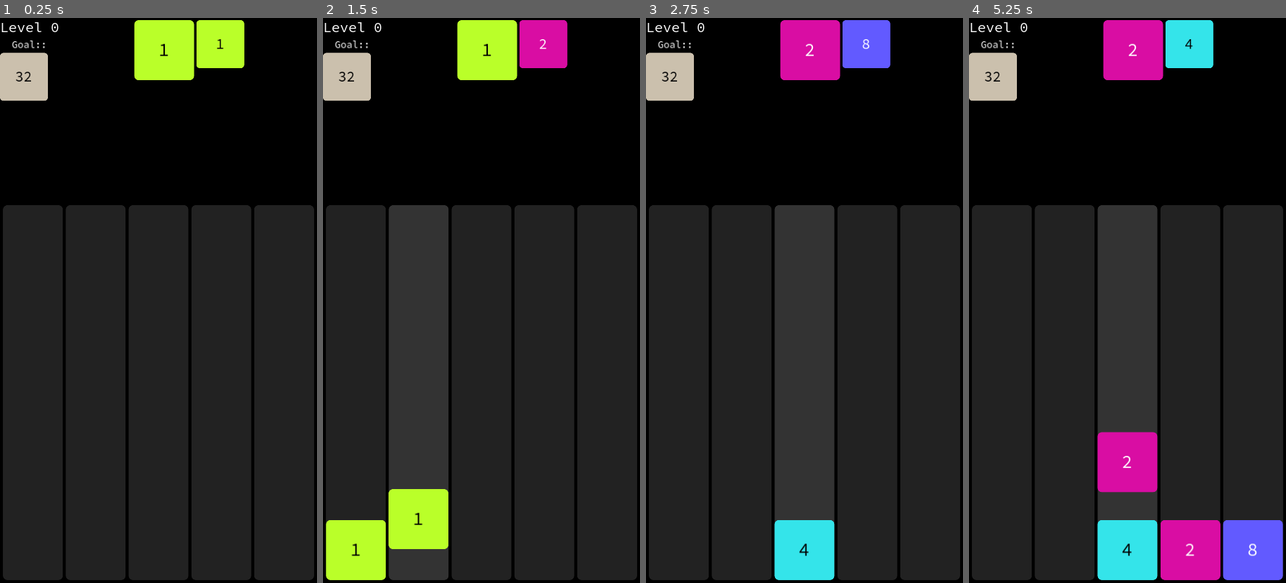
Above: before the commit, frames 1-4 (left to right).
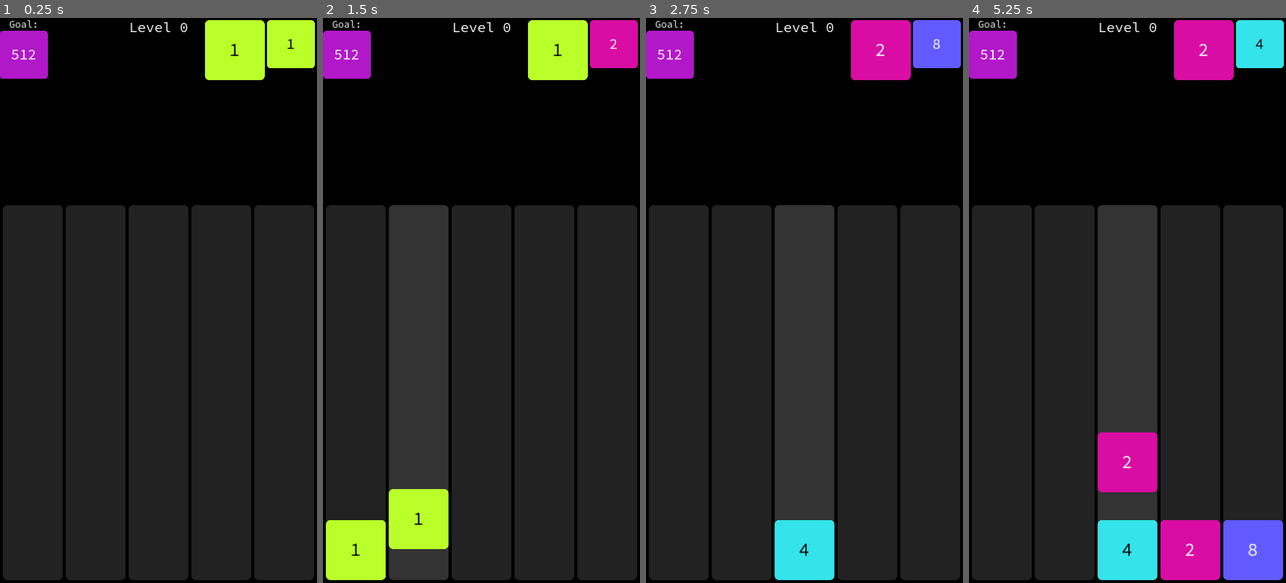
Above: after the commit, the same moments.

Repository: paulwrubel/merge-mania
Game: Godot game, scene res://scenes/main/main.tscn
Two runs of this game, one before a commit and one after it. Both use one fixed random seed, a clock stepped at 60 frames per second and the inputs below.
Inputs (mouse positions are in pixels of both pictures, inside the frame that each line leads up to):
- Up to frame 1 (0.25 s): no input
- Up to frame 2 (1.5 s): tap Enter at 0.5 s; move the mouse to (354, 390) at 0.52 s; click (354, 390) at 0.67 s; move the mouse to (418, 390) at 1.27 s; click (418, 390) at 1.42 s
- Up to frame 3 (2.75 s): move the mouse to (804, 390) at 2.02 s; click (804, 390) at 2.17 s
- Up to frame 4 (5.25 s): move the mouse to (1190, 390) at 2.77 s; click (1190, 390) at 2.92 s; move the mouse to (1254, 390) at 3.52 s; click (1254, 390) at 3.67 s; move the mouse to (1032, 215) at 4.27 s; click (1032, 215) at 4.42 s; tap Space at 5 s; move the mouse to (1143, 300) at 5.02 s; click (1143, 300) at 5.17 s

The runs differ from the first frame. In frame 1, 6.5% of the frame differs, in the area x 0-100%, y 0-15%; in frame 2, 7.6%; in frame 3, 7.5%; in frame 4, 7.7%, in the area x 0-100%, y 0-100%.

Commit message:
converted most things and it's working

Diff:
--- a/scenes/block/block.gd
+++ b/scenes/block/block.gd
@@ -1,5 +1,5 @@
 class_name Block
-extends Control
+extends Node2D
 
 var font = preload("res://assets/fonts/source_code_pro/static/SourceCodePro-Regular.ttf")
 
@@ -8,7 +8,7 @@
 #var grid_position: Vector2i
 #var grid_position_initial: Vector2i
 #var grid_position_final: Vector2i
-#var size: Vector2
+var size: Vector2
 var color: Color
 var data: BlockData
 #var animation_callback: Callable
@@ -24,7 +24,7 @@
 	position = settings.position
 #	grid_position_initial = settings.grid_position_initial
 #	grid_position_final = settings.grid_position_final
-	custom_minimum_size = settings.size
+#	custom_minimum_size = settings.size
 	size = settings.size
 	color = settings.color
 	data = settings.data
@@ -45,9 +45,6 @@
 #		.set_ease(Tween.EASE_OUT) \
 #		.set_trans(Tween.TRANS_EXPO)
 #	tween.tween_callback(animation_callback)
-
-	var v = VBoxContainer.new()
-	v.update_minimum_size()
 
 	var text = board.get_formatted_block_text(data)
 	var text_size = font.get_string_size(text, HORIZONTAL_ALIGNMENT_CENTER, -1, DEFAULT_FONT_SIZE)
--- a/scenes/block/block.tscn
+++ b/scenes/block/block.tscn
@@ -2,13 +2,10 @@
 
 [ext_resource type="Script" path="res://scenes/block/block.gd" id="1_ursd5"]
 
-[node name="Block" type="Control"]
-layout_mode = 3
-anchors_preset = 0
+[node name="Block" type="Node2D"]
 script = ExtResource("1_ursd5")
 
 [node name="BlockLabel" type="Label" parent="."]
-layout_mode = 0
 offset_right = 40.0
 offset_bottom = 23.0
 horizontal_alignment = 1
--- a/scenes/board/board.gd
+++ b/scenes/board/board.gd
@@ -50,7 +50,7 @@
 	Color.html("#B118C8"),
 ]
 
-const steps_above_minimum_to_advance := 5
+const steps_above_minimum_to_advance := 9
 const steps_above_minimum_to_drop := 4
 
 var anim_lock := false
--- a/scenes/main/goal_block_display.gd
+++ b/scenes/goal_block_display/goal_block_display.gd
@@ -1,4 +1,4 @@
-extends Control
+extends Node2D
 
 var BLOCK_SCENE = preload("res://scenes/block/block.tscn")
 
@@ -11,9 +11,11 @@
 	board.current_level_changed.connect(_on_current_level_changed)
 
 	display_block = spawn_block(
-		Vector2(0, 0),
+		Vector2(0, $GoalLabel.size.y),
 		PowerBlockData.new(board.current_level + board.steps_above_minimum_to_advance),
 	)
+
+	$GoalLabel.size = display_block.size * display_block.scale
 
 # Called every frame. 'delta' is the elapsed time since the previous frame.
 func _process(delta):
@@ -22,7 +24,7 @@
 func _on_current_level_changed(new_level: int):
 	destroy_block(display_block)
 	display_block = spawn_block(
-		Vector2(0, 0),
+		Vector2(0, $GoalLabel.size.y),
 		PowerBlockData.new(board.current_level + board.steps_above_minimum_to_advance),
 	)
 
--- /dev/null
+++ b/scenes/goal_block_display/goal_block_display.tscn
@@ -0,0 +1,20 @@
+[gd_scene load_steps=4 format=3 uid="uid://cxnkigdij2gq2"]
+
+[ext_resource type="Script" path="res://scenes/goal_block_display/goal_block_display.gd" id="1_6tx1s"]
+[ext_resource type="FontFile" uid="uid://bh6wkhea6qlt5" path="res://assets/fonts/source_code_pro/static/SourceCodePro-Regular.ttf" id="2_id8op"]
+
+[sub_resource type="LabelSettings" id="LabelSettings_4ncvs"]
+line_spacing = 0.0
+font = ExtResource("2_id8op")
+font_size = 22
+
+[node name="GoalBlockDisplay" type="Node2D"]
+script = ExtResource("1_6tx1s")
+
+[node name="GoalLabel" type="Label" parent="."]
+offset_right = 65.0
+offset_bottom = 28.0
+text = "Goal:
+"
+label_settings = SubResource("LabelSettings_4ncvs")
+horizontal_alignment = 1
--- a/scenes/main/block_progression_display.gd
+++ b/scenes/main/block_progression_display.gd
@@ -2,7 +2,7 @@
 
 var BLOCK_SCENE = preload("res://scenes/block/block.tscn")
 
-var board: Board
+@export var board: Board
 
 var block_progression: Array[Block] = []
 
@@ -13,8 +13,6 @@
 
 # Called when the node enters the scene tree for the first time.
 func _ready():
-	board = $"../Board"
-
 	board.block_progression_advanced.connect(_on_block_progression_advanced)
 	board.block_progression_refreshed.connect(_on_block_progression_refreshed)
 	var block_progression_data = board.block_progression.duplicate()
@@ -24,9 +22,15 @@
 		var data = block_progression_data[i]
 		block_progression.append(spawn_block(i, data))
 
+	var window_width = get_window().content_scale_size.x
+	position = Vector2(
+		window_width - (padding * 3 + board.block_size * 1.8),
+		0
+	)
+
 # Called every frame. 'delta' is the elapsed time since the previous frame.
-func _process(delta):
-	pass
+#func _process(delta):
+#	pass
 
 func _on_block_progression_advanced(new_block_progression_data: Array[BlockData]):
 	# add the newly generated block to the end of our array
--- a/scenes/main/main.tscn
+++ b/scenes/main/main.tscn
@@ -1,47 +1,44 @@
-[gd_scene load_steps=8 format=3 uid="uid://g2su4qt6c7vn"]
+[gd_scene load_steps=7 format=3 uid="uid://g2su4qt6c7vn"]
 
 [ext_resource type="PackedScene" uid="uid://cwmiqqpjkkbe" path="res://scenes/board/board.tscn" id="1_w173f"]
 [ext_resource type="Script" path="res://scenes/main/level_label.gd" id="2_pmoxd"]
 [ext_resource type="FontFile" uid="uid://bh6wkhea6qlt5" path="res://assets/fonts/source_code_pro/static/SourceCodePro-Regular.ttf" id="2_yhj8y"]
+[ext_resource type="PackedScene" uid="uid://cxnkigdij2gq2" path="res://scenes/goal_block_display/goal_block_display.tscn" id="3_75p23"]
 [ext_resource type="Script" path="res://scenes/main/block_progression_display.gd" id="3_bdpll"]
-[ext_resource type="Script" path="res://scenes/main/goal_block_display.gd" id="5_lvg34"]
 
 [sub_resource type="LabelSettings" id="LabelSettings_w0o4o"]
 line_spacing = 0.0
 font = ExtResource("2_yhj8y")
 font_size = 32
 
-[sub_resource type="LabelSettings" id="LabelSettings_4ncvs"]
-line_spacing = 0.0
-font = ExtResource("2_yhj8y")
-font_size = 22
-
 [node name="Main" type="Node2D"]
 
 [node name="Board" parent="." instance=ExtResource("1_w173f")]
-position = Vector2(0, 100)
+position = Vector2(0, 480)
 
-[node name="BlockProgressionDisplay" type="Node2D" parent="."]
-position = Vector2(300, 0)
+[node name="BlockProgressionDisplay" type="Node2D" parent="." node_paths=PackedStringArray("board")]
+position = Vector2(500, 0)
 script = ExtResource("3_bdpll")
+board = NodePath("../Board")
 
-[node name="GoalBlockVBoxContainer" type="VBoxContainer" parent="."]
-offset_right = 78.0
-offset_bottom = 40.0
+[node name="GoalBlockDisplay" parent="." node_paths=PackedStringArray("board") instance=ExtResource("3_75p23")]
+board = NodePath("../Board")
 
-[node name="LevelLabel" type="Label" parent="GoalBlockVBoxContainer" node_paths=PackedStringArray("board")]
-layout_mode = 2
+[node name="GUI" type="Control" parent="."]
+layout_mode = 3
+anchors_preset = 0
+offset_right = 720.0
+offset_bottom = 300.0
+
+[node name="LevelLabel" type="Label" parent="GUI" node_paths=PackedStringArray("board")]
+layout_mode = 1
+anchors_preset = 5
+anchor_left = 0.5
+anchor_right = 0.5
+offset_left = -0.5
+offset_right = 0.5
+offset_bottom = 41.0
+grow_horizontal = 2
 label_settings = SubResource("LabelSettings_w0o4o")
 script = ExtResource("2_pmoxd")
 board = NodePath("../../Board")
-
-[node name="GoalLabel" type="Label" parent="GoalBlockVBoxContainer"]
-layout_mode = 2
-text = "Goal::"
-label_settings = SubResource("LabelSettings_4ncvs")
-horizontal_alignment = 1
-
-[node name="GoalBlockDisplay" type="Container" parent="GoalBlockVBoxContainer" node_paths=PackedStringArray("board")]
-layout_mode = 2
-script = ExtResource("5_lvg34")
-board = NodePath("../../Board")
